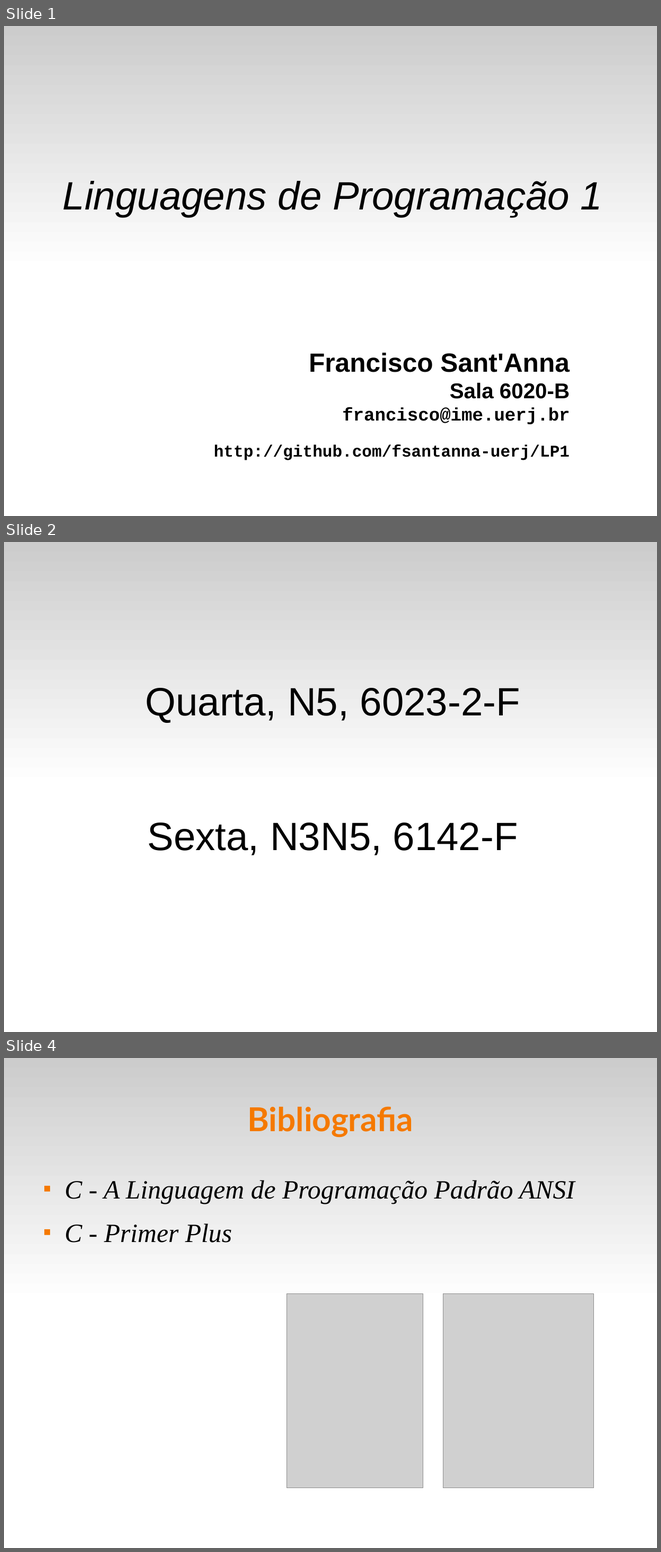
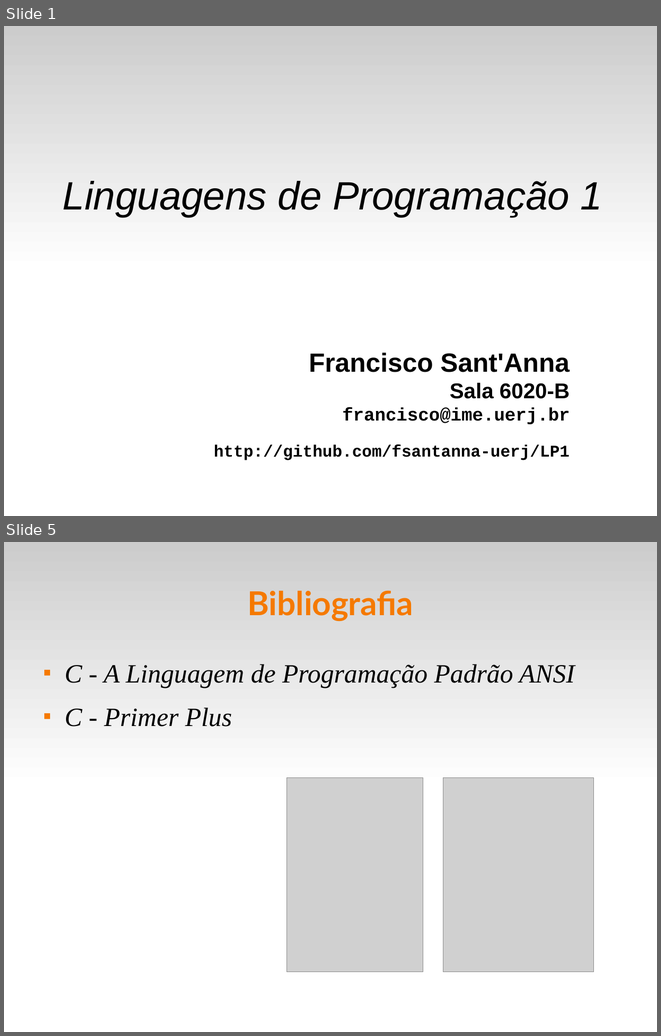
Before and after one commit to fsantanna-uerj/LP1, a slide deck: Slides/lp1-00-intro.odp. Shown one above the other, each under a label of ours: slides 1, 2 and 4 before the commit, slides 1 and 5 after it; the slides between them are not shown. The pictures are 661x1552 and 661x1036 pixels, drawn with LibreOffice and Linux fonts; fonts in the diff are those of the drawing; grey boxes stand for pictures. Boxes give left, top, right and bottom in pixels: in the first picture for what was removed or moved away, otherwise in the second. Text is boxed around its words. In the diff, an @@ line names an element or a change of style, - is before the commit and + after.

```diff
--- a/Slides/lp1-00-intro.odp
+++ b/Slides/lp1-00-intro.odp
@@ slide 2 removed at <box>4,542,657,1032</box>, background #FFFFFF; not listed: 1 template element that a slide beside it also shows @@
@@ freeform shape removed at <box>178,673,178,673</box> @@
@@ subtitle removed at <box>145,688,520,855</box> @@
-Quarta, N5, 6023-2-F
-Sexta, N3N5, 6142-F
@@ what was slide 4 is now slide 5 @@
```
Also in this commit, not shown: 2 slides changed, 3 slides added, 6 other slides removed, 1 other file.
